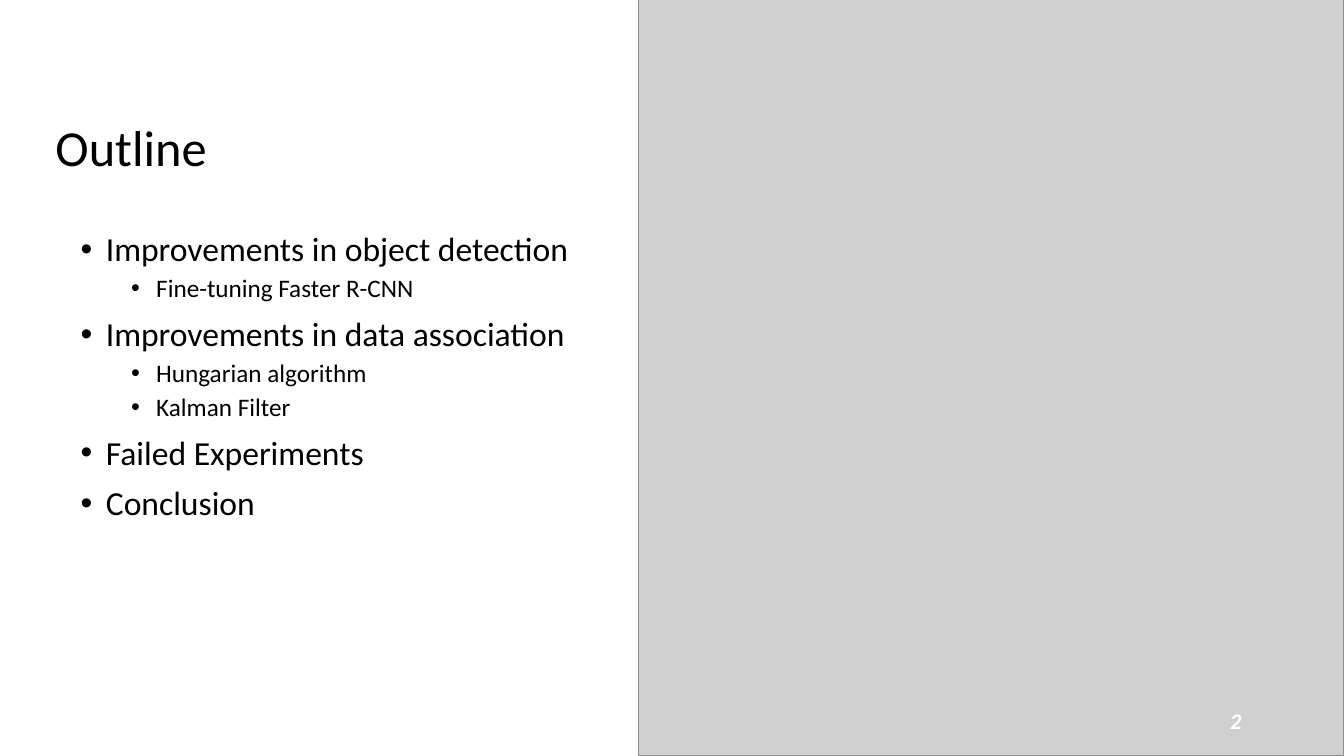
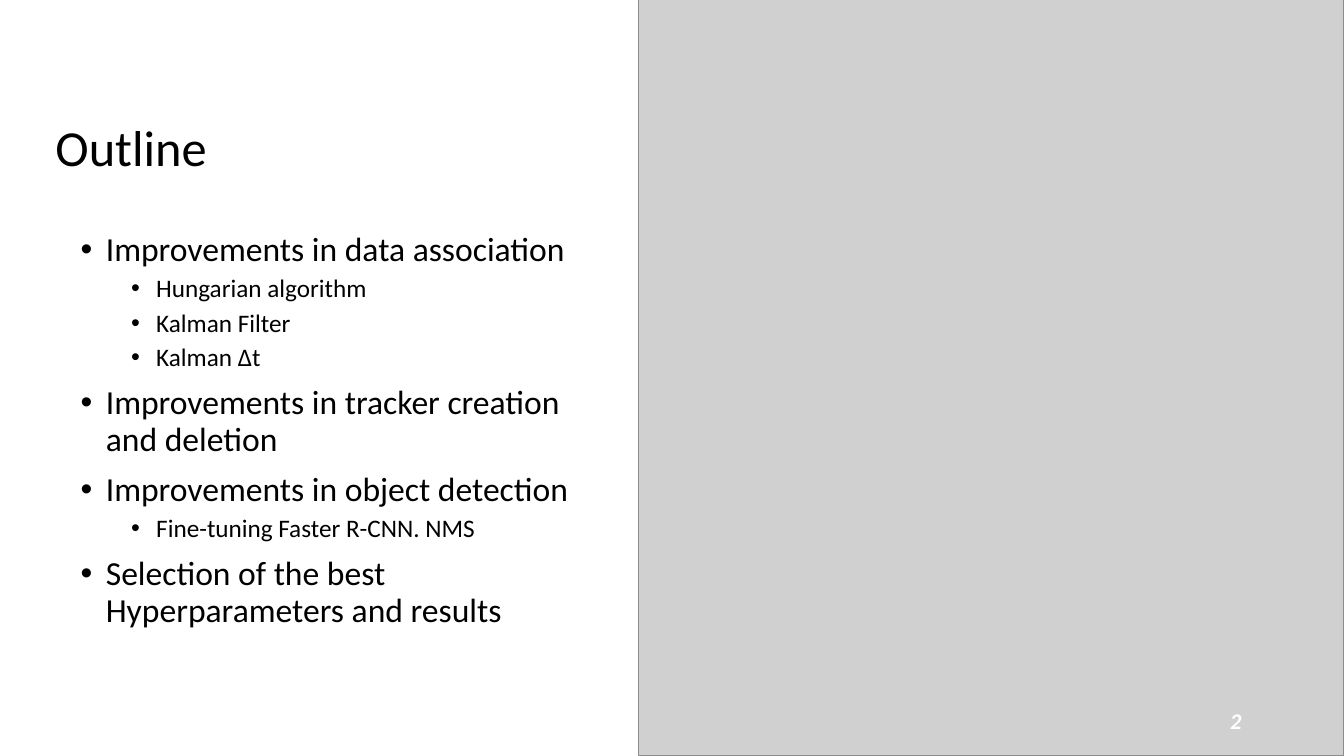
Before and after one commit to Javimh18/DL4VSP, a slide deck: slide 2 of dlvsp_challenge_material/challenge.pptx. Drawn at 1344x756 pixels with LibreOffice and Linux fonts; fonts in the diff are those of the drawing; grey boxes stand for pictures. Boxes give left, top, right and bottom in pixels: in the first picture for what was removed or moved away, otherwise in the second. Text is boxed around its words. In the diff, an @@ line names an element or a change of style, - is before the commit and + after.

```diff
--- a/dlvsp_challenge_material/challenge.pptx
+++ b/dlvsp_challenge_material/challenge.pptx
@@ subtitle at box(106, 237, 568, 302): paragraphs removed @@
-• Improvements in object detection
-  • Fine-tuning Faster R-CNN
@@ subtitle at box(106, 348, 568, 628): text changed @@
-• Failed Experiments
-• Conclusion
+  • Kalman Δt
+• Improvements in tracker creation and deletion
+• Improvements in object detection
+  • Fine-tuning Faster R-CNN. NMS
+• Selection of the best Hyperparameters and results
```
Also in this commit, not shown: 5 other slides changed, 1 slide added, 1 slide removed.
